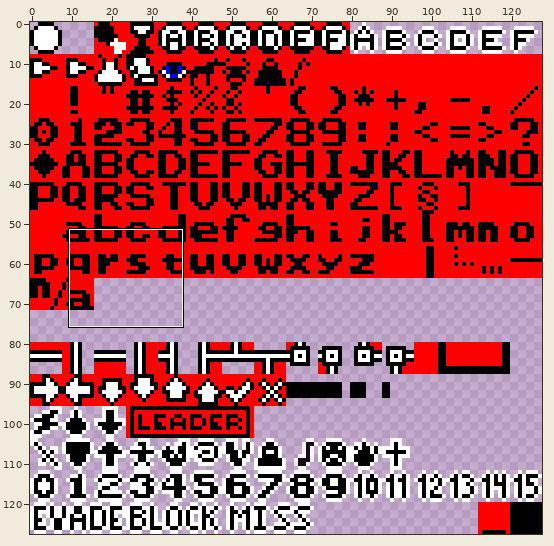
Two states of a sprite sheet, resources/sprites/charset.png. The first picture is a wide view before the edit; the outline marks the close-up.
Close-up. Before the commit:
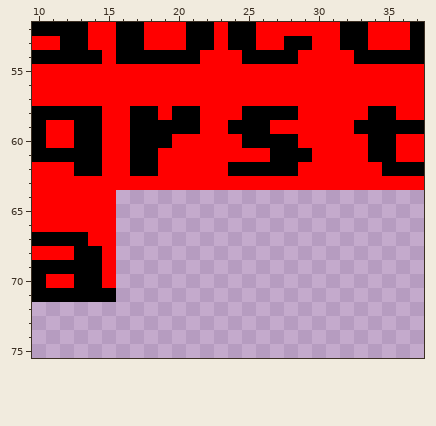
The file is 128x128 pixels. Shown: x 10..37, y 52..75.
The result:
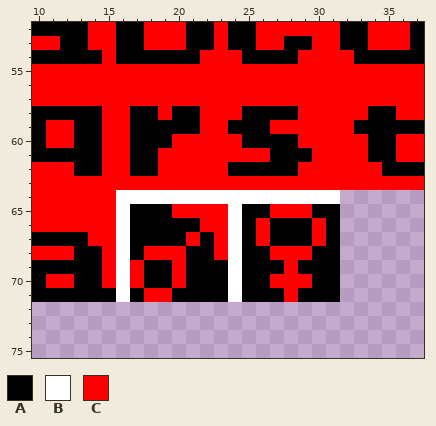
Palette (. is transparent): A #000000  B #ffffff  C #ff0000
The exact change:
@@ x 10..37 @@
 63 CCCCCCCCCCCCCCCCCCCCCCCCCCCC
-64 CCCCCC......................
-65 CCCCCC......................
-66 CCCCCC......................
-67 AAAACC......................
-68 CCCAAC......................
-69 AAAAAC......................
-70 ACCAAC......................
-71 AAAAAA......................
+64 CCCCCCBBBBBBBBBBBBBBBB......
+65 CCCCCCBAAACCCCBAACCCAA......
+66 CCCCCCBAAAAACCBACAAACA......
+67 AAAACCBAAAACACBACAAACA......
+68 CCCAACBACCCAACBAACCCAA......
+69 AAAAACBCAACAAABAAACAAA......
+70 ACCAACBCAACAAABAACCCAA......
+71 AAAAAABACCAAAABAAACAAA......
 72 ............................
Pixel boxes of the changes (left, top, right, bottom) in both close-ups:
added: (116, 190, 340, 302)
